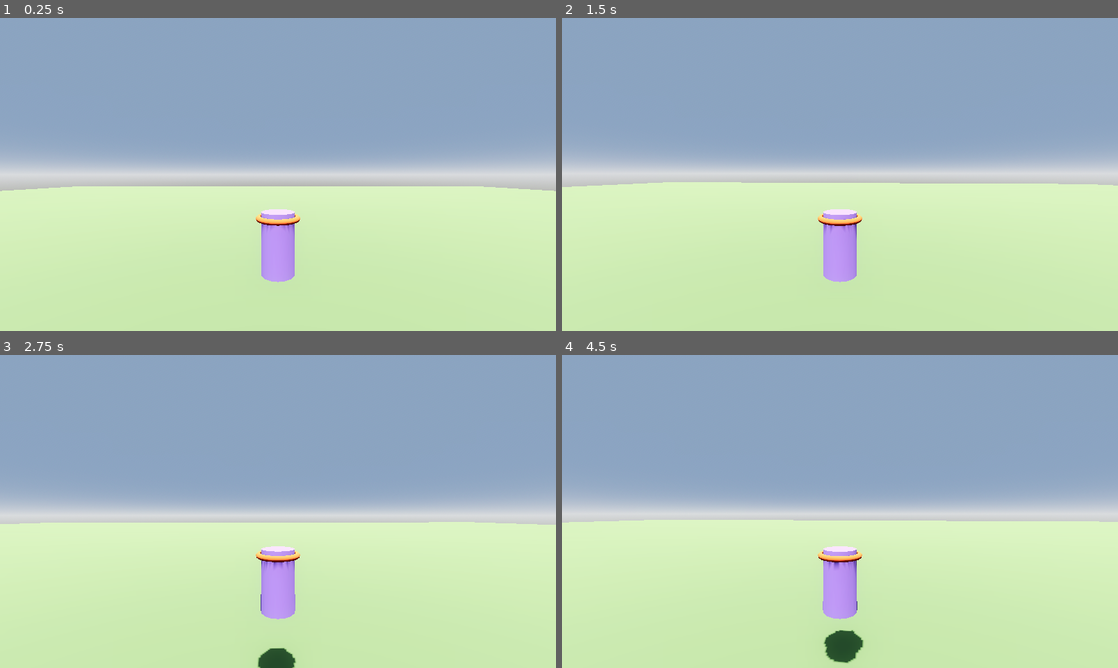
Above: before the commit, frames 1-4 (two rows, left to right).
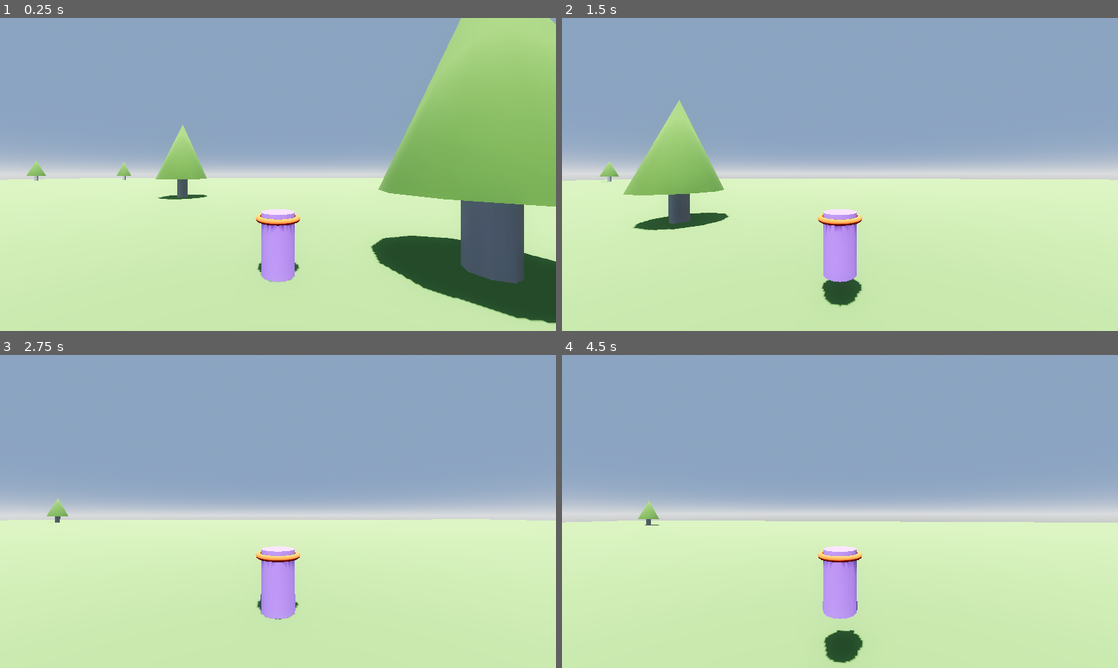
Above: after the commit, the same moments.

Repository: FossRyanH/GodarioWorld3D
Game: Godot game, scene res://Scenes/test_level.tscn
Same seed, same stepped clock (60 frames per second), same inputs: the game is played once before the commit and once after it. The project has no main scene, so this scene is started directly.
Inputs (mouse positions are in pixels of both pictures, inside the frame that each line leads up to):
- Up to frame 1 (0.25 s): no input
- Up to frame 2 (1.5 s): move the mouse to (867, 174) at 0.52 s; hold Shift (sprint) 0.53-1.28 s; hold W (move_forward) from 0.53 s (still down); tap Space (jump) at 0.77 s; move the mouse to (812, 174) at 1.27 s; tap Shift (sprint) at 1.35 s
- Up to frame 3 (2.75 s): keep holding W (move_forward); tap Space (jump) at 1.52 s; move the mouse to (289, 505) at 2.02 s; hold Shift (sprint) from 2.03 s (still down)
- Up to frame 4 (4.5 s): keep holding W (move_forward); move the mouse to (834, 517) at 2.77 s; release Shift (sprint) at 2.78 s; tap Shift (sprint) at 2.85, 4.35 s; tap Space (jump) at 3.02, 3.77 s; move the mouse to (878, 514) at 3.52 s; hold Shift (sprint) 3.53-4.28 s; move the mouse to (795, 508) at 4.27 s

The runs differ from the first frame. In frame 1, 25% of the frame differs, in the area x 0-100%, y 0-98%; in frame 2, 5.5%; in frame 3, 1.5%; in frame 4, 0.5%.

Commit message:
added a buncha trees , next will work  on player projectiles

Diff:
--- a/Scenes/test_level.tscn
+++ b/Scenes/test_level.tscn
@@ -31,6 +31,9 @@
 albedo_color = Color(0.345098, 0.443137, 0.235294, 1)
 uv2_triplanar = true
 
+[sub_resource type="StandardMaterial3D" id="StandardMaterial3D_6ktpv"]
+albedo_color = Color(0.258824, 0.360784, 0.141176, 1)
+
 [node name="TestLevel" type="Node3D"]
 
 [node name="WorldEnvironment" type="WorldEnvironment" parent="."]
@@ -47,4 +50,449 @@
 material = SubResource("StandardMaterial3D_thdlx")
 
 [node name="Player" parent="." instance=ExtResource("1_kkm5n")]
-transform = Transform3D(1, 0, 0, 0, 1, 0, 0, 0, 1, 0, 6.2293, 0)
+transform = Transform3D(1, 0, 0, 0, 1, 0, 0, 0, 1, -0.0167294, 0.191768, 0.070488)
+sprint_speed = 14.0
+
+[node name="Objects" type="Node3D" parent="."]
+
+[node name="Tree" type="Node3D" parent="Objects"]
+transform = Transform3D(1, 0, 0, 0, 1, 0, 0, 0, 1, 6.30572, -0.0602148, 0)
+
+[node name="TreeTop" type="CSGCylinder3D" parent="Objects/Tree"]
+transform = Transform3D(1, 0, 0, 0, 1, 0, 0, 0, 1, 0, 5.83071, 0)
+radius = 3.0
+height = 7.0
+sides = 12
+cone = true
+material = SubResource("StandardMaterial3D_6ktpv")
+
+[node name="TreeBase" type="CSGCylinder3D" parent="Objects/Tree"]
+transform = Transform3D(1, 0, 0, 0, 1, 0, 0, 0, 1, 0, 1.98735, 0)
+use_collision = true
+radius = 0.65
+height = 4.0
+
+[node name="Tree2" type="Node3D" parent="Objects"]
+transform = Transform3D(1, 0, 0, 0, 1, 0, 0, 0, 1, -12.2591, -0.0602148, -20.1437)
+
+[node name="TreeTop" type="CSGCylinder3D" parent="Objects/Tree2"]
+transform = Transform3D(1, 0, 0, 0, 1, 0, 0, 0, 1, 0, 5.83071, 0)
+radius = 3.0
+height = 7.0
+sides = 12
+cone = true
+material = SubResource("StandardMaterial3D_6ktpv")
+
+[node name="TreeBase" type="CSGCylinder3D" parent="Objects/Tree2"]
+transform = Transform3D(1, 0, 0, 0, 1, 0, 0, 0, 1, 0, 1.98735, 0)
+use_collision = true
+radius = 0.65
+height = 4.0
+
+[node name="Tree3" type="Node3D" parent="Objects"]
+transform = Transform3D(1, 0, 0, 0, 1, 0, 0, 0, 1, 46.645, -0.0602148, -31.625)
+
+[node name="TreeTop" type="CSGCylinder3D" parent="Objects/Tree3"]
+transform = Transform3D(1, 0, 0, 0, 1, 0, 0, 0, 1, 0, 5.83071, 0)
+radius = 3.0
+height = 7.0
+sides = 12
+cone = true
+material = SubResource("StandardMaterial3D_6ktpv")
+
+[node name="TreeBase" type="CSGCylinder3D" parent="Objects/Tree3"]
+transform = Transform3D(1, 0, 0, 0, 1, 0, 0, 0, 1, 0, 1.98735, 0)
+use_collision = true
+radius = 0.65
+height = 4.0
+
+[node name="Tree4" type="Node3D" parent="Objects"]
+transform = Transform3D(1, 0, 0, 0, 1, 0, 0, 0, 1, 63.6288, -0.0602148, 25.5979)
+
+[node name="TreeTop" type="CSGCylinder3D" parent="Objects/Tree4"]
+transform = Transform3D(1, 0, 0, 0, 1, 0, 0, 0, 1, 0, 5.83071, 0)
+radius = 3.0
+height = 7.0
+sides = 12
+cone = true
+material = SubResource("StandardMaterial3D_6ktpv")
+
+[node name="TreeBase" type="CSGCylinder3D" parent="Objects/Tree4"]
+transform = Transform3D(1, 0, 0, 0, 1, 0, 0, 0, 1, 0, 1.98735, 0)
+use_collision = true
+radius = 0.65
+height = 4.0
+
+[node name="Tree5" type="Node3D" parent="Objects"]
+transform = Transform3D(1, 0, 0, 0, 1, 0, 0, 0, 1, 101.925, -0.0602148, -71.3161)
+
+[node name="TreeTop" type="CSGCylinder3D" parent="Objects/Tree5"]
+transform = Transform3D(1, 0, 0, 0, 1, 0, 0, 0, 1, 0, 5.83071, 0)
+radius = 3.0
+height = 7.0
+sides = 12
+cone = true
+material = SubResource("StandardMaterial3D_6ktpv")
+
+[node name="TreeBase" type="CSGCylinder3D" parent="Objects/Tree5"]
+transform = Transform3D(1, 0, 0, 0, 1, 0, 0, 0, 1, 0, 1.98735, 0)
+use_collision = true
+radius = 0.65
+height = 4.0
+
+[node name="Tree6" type="Node3D" parent="Objects"]
+transform = Transform3D(1, 0, 0, 0, 1, 0, 0, 0, 1, 115.441, -0.0602109, 64.5781)
+
+[node name="TreeTop" type="CSGCylinder3D" parent="Objects/Tree6"]
+transform = Transform3D(1, 0, 0, 0, 1, 0, 0, 0, 1, 0, 5.83071, 0)
+radius = 3.0
+height = 7.0
+sides = 12
+cone = true
+material = SubResource("StandardMaterial3D_6ktpv")
+
+[node name="TreeBase" type="CSGCylinder3D" parent="Objects/Tree6"]
+transform = Transform3D(1, 0, 0, 0, 1, 0, 0, 0, 1, 0, 1.98735, 0)
+use_collision = true
+radius = 0.65
+height = 4.0
+
+[node name="Tree7" type="Node3D" parent="Objects"]
+transform = Transform3D(1, 0, 0, 0, 1, 0, 0, 0, 1, 134.727, -0.0602109, -2.1805)
+
+[node name="TreeTop" type="CSGCylinder3D" parent="Objects/Tree7"]
+transform = Transform3D(1, 0, 0, 0, 1, 0, 0, 0, 1, 0, 5.83071, 0)
+radius = 3.0
+height = 7.0
+sides = 12
+cone = true
+material = SubResource("StandardMaterial3D_6ktpv")
+
+[node name="TreeBase" type="CSGCylinder3D" parent="Objects/Tree7"]
+transform = Transform3D(1, 0, 0, 0, 1, 0, 0, 0, 1, 0, 1.98735, 0)
+use_collision = true
+radius = 0.65
+height = 4.0
+
+[node name="Tree8" type="Node3D" parent="Objects"]
+transform = Transform3D(1, 0, 0, 0, 1, 0, 0, 0, 1, -79.2781, -0.0602109, -98.7784)
+
+[node name="TreeTop" type="CSGCylinder3D" parent="Objects/Tree8"]
+transform = Transform3D(1, 0, 0, 0, 1, 0, 0, 0, 1, 0, 5.83071, 0)
+radius = 3.0
+height = 7.0
+sides = 12
+cone = true
+material = SubResource("StandardMaterial3D_6ktpv")
+
+[node name="TreeBase" type="CSGCylinder3D" parent="Objects/Tree8"]
+transform = Transform3D(1, 0, 0, 0, 1, 0, 0, 0, 1, 0, 1.98735, 0)
+use_collision = true
+radius = 0.65
+height = 4.0
+
+[node name="Tree9" type="Node3D" parent="Objects"]
+transform = Transform3D(1, 0, 0, 0, 1, 0, 0, 0, 1, -111.278, -0.0602109, -87.7784)
+
+[node name="TreeTop" type="CSGCylinder3D" parent="Objects/Tree9"]
+transform = Transform3D(1, 0, 0, 0, 1, 0, 0, 0, 1, 0, 5.83071, 0)
+radius = 3.0
+height = 7.0
+sides = 12
+cone = true
+material = SubResource("StandardMaterial3D_6ktpv")
+
+[node name="TreeBase" type="CSGCylinder3D" parent="Objects/Tree9"]
+transform = Transform3D(1, 0, 0, 0, 1, 0, 0, 0, 1, 0, 1.98735, 0)
+use_collision = true
+radius = 0.65
+height = 4.0
+
+[node name="Tree10" type="Node3D" parent="Objects"]
+transform = Transform3D(1, 0, 0, 0, 1, 0, 0, 0, 1, 35.9088, -0.0602148, 50.3698)
+
+[node name="TreeTop" type="CSGCylinder3D" parent="Objects/Tree10"]
+transform = Transform3D(1, 0, 0, 0, 1, 0, 0, 0, 1, 0, 5.83071, 0)
+radius = 3.0
+height = 7.0
+sides = 12
+cone = true
+material = SubResource("StandardMaterial3D_6ktpv")
+
+[node name="TreeBase" type="CSGCylinder3D" parent="Objects/Tree10"]
+transform = Transform3D(1, 0, 0, 0, 1, 0, 0, 0, 1, 0, 1.98735, 0)
+use_collision = true
+radius = 0.65
+height = 4.0
+
+[node name="Tree11" type="Node3D" parent="Objects"]
+transform = Transform3D(1, 0, 0, 0, 1, 0, 0, 0, 1, -0.61927, -0.0602186, 29.0944)
+
+[node name="TreeTop" type="CSGCylinder3D" parent="Objects/Tree11"]
+transform = Transform3D(1, 0, 0, 0, 1, 0, 0, 0, 1, 0, 5.83071, 0)
+radius = 3.0
+height = 7.0
+sides = 12
+cone = true
+material = SubResource("StandardMaterial3D_6ktpv")
+
+[node name="TreeBase" type="CSGCylinder3D" parent="Objects/Tree11"]
+transform = Transform3D(1, 0, 0, 0, 1, 0, 0, 0, 1, 0, 1.98735, 0)
+use_collision = true
+radius = 0.65
+height = 4.0
+
+[node name="Tree12" type="Node3D" parent="Objects"]
+transform = Transform3D(1, 0, 0, 0, 1, 0, 0, 0, 1, -19.6189, -0.0602186, 31.4038)
+
+[node name="TreeTop" type="CSGCylinder3D" parent="Objects/Tree12"]
+transform = Transform3D(1, 0, 0, 0, 1, 0, 0, 0, 1, 0, 5.83071, 0)
+radius = 3.0
+height = 7.0
+sides = 12
+cone = true
+material = SubResource("StandardMaterial3D_6ktpv")
+
+[node name="TreeBase" type="CSGCylinder3D" parent="Objects/Tree12"]
+transform = Transform3D(1, 0, 0, 0, 1, 0, 0, 0, 1, 0, 1.98735, 0)
+use_collision = true
+radius = 0.65
+height = 4.0
+
+[node name="Tree13" type="Node3D" parent="Objects"]
+transform = Transform3D(1, 0, 0, 0, 1, 0, 0, 0, 1, -54.5828, -0.0602224, -15.104)
+
+[node name="TreeTop" type="CSGCylinder3D" parent="Objects/Tree13"]
+transform = Transform3D(1, 0, 0, 0, 1, 0, 0, 0, 1, 0, 5.83071, 0)
+radius = 3.0
+height = 7.0
+sides = 12
+cone = true
+material = SubResource("StandardMaterial3D_6ktpv")
+
+[node name="TreeBase" type="CSGCylinder3D" parent="Objects/Tree13"]
+transform = Transform3D(1, 0, 0, 0, 1, 0, 0, 0, 1, 0, 1.98735, 0)
+use_collision = true
+radius = 0.65
+height = 4.0
+
+[node name="Tree14" type="Node3D" parent="Objects"]
+transform = Transform3D(1, 0, 0, 0, 1, 0, 0, 0, 1, -39.4892, -0.0602224, 39.6783)
+
+[node name="TreeTop" type="CSGCylinder3D" parent="Objects/Tree14"]
+transform = Transform3D(1, 0, 0, 0, 1, 0, 0, 0, 1, 0, 5.83071, 0)
+radius = 3.0
+height = 7.0
+sides = 12
+cone = true
+material = SubResource("StandardMaterial3D_6ktpv")
+
+[node name="TreeBase" type="CSGCylinder3D" parent="Objects/Tree14"]
+transform = Transform3D(1, 0, 0, 0, 1, 0, 0, 0, 1, 0, 1.98735, 0)
+use_collision = true
+radius = 0.65
+height = 4.0
+
+[node name="Tree15" type="Node3D" parent="Objects"]
+transform = Transform3D(1, 0, 0, 0, 1, 0, 0, 0, 1, -64.2223, -0.0602224, 64.3366)
+
+[node name="TreeTop" type="CSGCylinder3D" parent="Objects/Tree15"]
+transform = Transform3D(1, 0, 0, 0, 1, 0, 0, 0, 1, 0, 5.83071, 0)
+radius = 3.0
+height = 7.0
+sides = 12
+cone = true
+material = SubResource("StandardMaterial3D_6ktpv")
+
+[node name="TreeBase" type="CSGCylinder3D" parent="Objects/Tree15"]
+transform = Transform3D(1, 0, 0, 0, 1, 0, 0, 0, 1, 0, 1.98735, 0)
+use_collision = true
+radius = 0.65
+height = 4.0
+
+[node name="Tree16" type="Node3D" parent="Objects"]
+transform = Transform3D(1, 0, 0, 0, 1, 0, 0, 0, 1, -79.2063, -0.0602224, 27.4149)
+
+[node name="TreeTop" type="CSGCylinder3D" parent="Objects/Tree16"]
+transform = Transform3D(1, 0, 0, 0, 1, 0, 0, 0, 1, 0, 5.83071, 0)
+radius = 3.0
+height = 7.0
+sides = 12
+cone = true
+material = SubResource("StandardMaterial3D_6ktpv")
+
+[node name="TreeBase" type="CSGCylinder3D" parent="Objects/Tree16"]
+transform = Transform3D(1, 0, 0, 0, 1, 0, 0, 0, 1, 0, 1.98735, 0)
+use_collision = true
+radius = 0.65
+height = 4.0
+
+[node name="Tree17" type="Node3D" parent="Objects"]
+transform = Transform3D(1, 0, 0, 0, 1, 0, 0, 0, 1, -115.206, -0.0602224, -18.5851)
+
+[node name="TreeTop" type="CSGCylinder3D" parent="Objects/Tree17"]
+transform = Transform3D(1, 0, 0, 0, 1, 0, 0, 0, 1, 0, 5.83071, 0)
+radius = 3.0
+height = 7.0
+sides = 12
+cone = true
+material = SubResource("StandardMaterial3D_6ktpv")
+
+[node name="TreeBase" type="CSGCylinder3D" parent="Objects/Tree17"]
+transform = Transform3D(1, 0, 0, 0, 1, 0, 0, 0, 1, 0, 1.98735, 0)
+use_collision = true
+radius = 0.65
+height = 4.0
+
+[node name="Tree18" type="Node3D" parent="Objects"]
+transform = Transform3D(1, 0, 0, 0, 1, 0, 0, 0, 1, -123.206, -0.0602224, 30.4149)
+
+[node name="TreeTop" type="CSGCylinder3D" parent="Objects/Tree18"]
+transform = Transform3D(1, 0, 0, 0, 1, 0, 0, 0, 1, 0, 5.83071, 0)
+radius = 3.0
+height = 7.0
+sides = 12
+cone = true
+material = SubResource("StandardMaterial3D_6ktpv")
+
+[node name="TreeBase" type="CSGCylinder3D" parent="Objects/Tree18"]
+transform = Transform3D(1, 0, 0, 0, 1, 0, 0, 0, 1, 0, 1.98735, 0)
+use_collision = true
+radius = 0.65
+height = 4.0
+
+[node name="Tree22" type="Node3D" parent="Objects"]
+transform = Transform3D(1, 0, 0, 0, 1, 0, 0, 0, 1, -122.273, -0.0602224, 102.93)
+
+[node name="TreeTop" type="CSGCylinder3D" parent="Objects/Tree22"]
+transform = Transform3D(1, 0, 0, 0, 1, 0, 0, 0, 1, 0, 5.83071, 0)
+radius = 3.0
+height = 7.0
+sides = 12
+cone = true
+material = SubResource("StandardMaterial3D_6ktpv")
+
+[node name="TreeBase" type="CSGCylinder3D" parent="Objects/Tree22"]
+transform = Transform3D(1, 0, 0, 0, 1, 0, 0, 0, 1, 0, 1.98735, 0)
+use_collision = true
+radius = 0.65
+height = 4.0
+
+[node name="Tree23" type="Node3D" parent="Objects"]
+transform = Transform3D(1, 0, 0, 0, 1, 0, 0, 0, 1, -100.938, -0.0602224, 73.8335)
+
+[node name="TreeTop" type="CSGCylinder3D" parent="Objects/Tree23"]
+transform = Transform3D(1, 0, 0, 0, 1, 0, 0, 0, 1, 0, 5.83071, 0)
+radius = 3.0
+height = 7.0
+sides = 12
+cone = true
+material = SubResource("StandardMaterial3D_6ktpv")
+
+[node name="TreeBase" type="CSGCylinder3D" parent="Objects/Tree23"]
+transform = Transform3D(1, 0, 0, 0, 1, 0, 0, 0, 1, 0, 1.98735, 0)
+use_collision = true
+radius = 0.65
+height = 4.0
+
+[node name="Tree24" type="Node3D" parent="Objects"]
+transform = Transform3D(1, 0, 0, 0, 1, 0, 0, 0, 1, -94.9383, -0.0602224, 106.833)
+
+[node name="TreeTop" type="CSGCylinder3D" parent="Objects/Tree24"]
+transform = Transform3D(1, 0, 0, 0, 1, 0, 0, 0, 1, 0, 5.83071, 0)
+radius = 3.0
+height = 7.0
+sides = 12
+cone = true
+material = SubResource("StandardMaterial3D_6ktpv")
+
+[node name="TreeBase" type="CSGCylinder3D" parent="Objects/Tree24"]
+transform = Transform3D(1, 0, 0, 0, 1, 0, 0, 0, 1, 0, 1.98735, 0)
+use_collision = true
+radius = 0.65
+height = 4.0
+
+[node name="Tree25" type="Node3D" parent="Objects"]
+transform = Transform3D(1, 0, 0, 0, 1, 0, 0, 0, 1, -46.3843, -0.0602224, 115.074)
+
+[node name="TreeTop" type="CSGCylinder3D" parent="Objects/Tree25"]
+transform = Transform3D(1, 0, 0, 0, 1, 0, 0, 0, 1, 0, 5.83071, 0)
+radius = 3.0
+height = 7.0
+sides = 12
+cone = true
+material = SubResource("StandardMaterial3D_6ktpv")
+
+[node name="TreeBase" type="CSGCylinder3D" parent="Objects/Tree25"]
+transform = Transform3D(1, 0, 0, 0, 1, 0, 0, 0, 1, 0, 1.98735, 0)
+use_collision = true
+radius = 0.65
+height = 4.0
+
+[node name="Tree26" type="Node3D" parent="Objects"]
+transform = Transform3D(1, 0, 0, 0, 1, 0, 0, 0, 1, -133.348, -0.0602224, 139.079)
+
+[node name="TreeTop" type="CSGCylinder3D" parent="Objects/Tree26"]
+transform = Transform3D(1, 0, 0, 0, 1, 0, 0, 0, 1, 0, 5.83071, 0)
+radius = 3.0
+height = 7.0
+sides = 12
+cone = true
+material = SubResource("StandardMaterial3D_6ktpv")
+
+[node name="TreeBase" type="CSGCylinder3D" parent="Objects/Tree26"]
+transform = Transform3D(1, 0, 0, 0, 1, 0, 0, 0, 1, 0, 1.98735, 0)
+use_collision = true
+radius = 0.65
+height = 4.0
+
+[node name="Tree19" type="Node3D" parent="Objects"]
+transform = Transform3D(1, 0, 0, 0, 1, 0, 0, 0, 1, 26.2472, -0.0602224, 108.919)
+
+[node name="TreeTop" type="CSGCylinder3D" parent="Objects/Tree19"]
+transform = Transform3D(1, 0, 0, 0, 1, 0, 0, 0, 1, 0, 5.83071, 0)
+radius = 3.0
+height = 7.0
+sides = 12
+cone = true
+material = SubResource("StandardMaterial3D_6ktpv")
+
+[node name="TreeBase" type="CSGCylinder3D" parent="Objects/Tree19"]
+transform = Transform3D(1, 0, 0, 0, 1, 0, 0, 0, 1, 0, 1.98735, 0)
+use_collision = true
+radius = 0.65
+height = 4.0
+
+[node name="Tree20" type="Node3D" parent="Objects"]
+transform = Transform3D(1, 0, 0, 0, 1, 0, 0, 0, 1, -13.8855, -0.117367, 91.5816)
+
+[node name="TreeTop" type="CSGCylinder3D" parent="Objects/Tree20"]
+transform = Transform3D(1, 0, 0, 0, 1, 0, 0, 0, 1, 0, 5.83071, 0)
+radius = 3.0
+height = 7.0
+sides = 12
+cone = true
+material = SubResource("StandardMaterial3D_6ktpv")
+
+[node name="TreeBase" type="CSGCylinder3D" parent="Objects/Tree20"]
+transform = Transform3D(1, 0, 0, 0, 1, 0, 0, 0, 1, 0, 1.98735, 0)
+use_collision = true
+radius = 0.65
+height = 4.0
+
+[node name="Tree21" type="Node3D" parent="Objects"]
+transform = Transform3D(1, 0, 0, 0, 1, 0, 0, 0, 1, 66.8011, -0.417367, 113.674)
+
+[node name="TreeTop" type="CSGCylinder3D" parent="Objects/Tree21"]
+transform = Transform3D(1, 0, 0, 0, 1, 0, 0, 0, 1, 0, 5.83071, 0)
+radius = 3.0
+height = 7.0
+sides = 12
+cone = true
+material = SubResource("StandardMaterial3D_6ktpv")
+
+[node name="TreeBase" type="CSGCylinder3D" parent="Objects/Tree21"]
+transform = Transform3D(1, 0, 0, 0, 1, 0, 0, 0, 1, 0, 1.98735, 0)
+use_collision = true
+radius = 0.65
+height = 4.0
Not shown: 1 places in Scenes/test_level.tscn that only renumber resources
